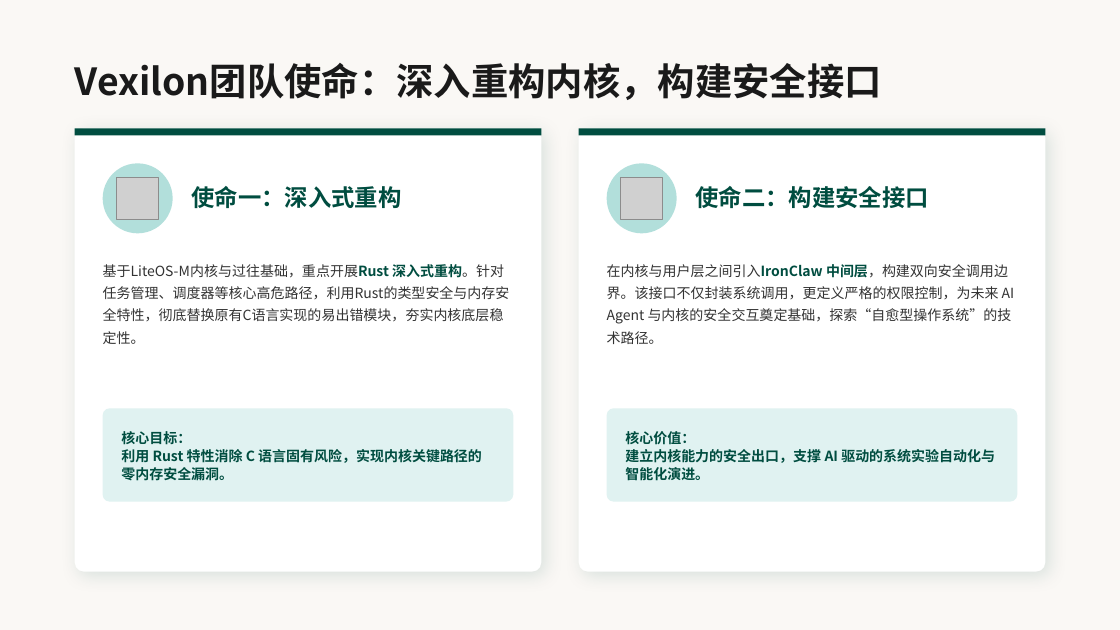
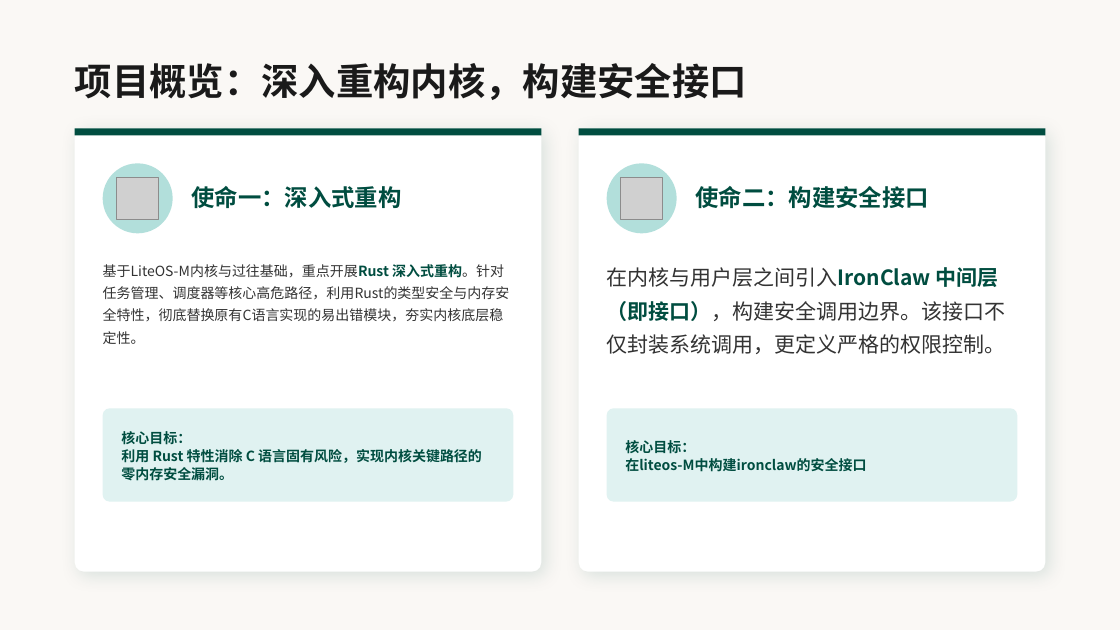
Before and after one commit to OSH-2026/Vexilon, a slide deck: slide 3 of docs/Vexilon项目汇报：基于Rust与IronClaw重构LiteOS-M内核.pptx (slide 7 before the commit). Drawn at 1120x630 pixels with LibreOffice and Linux fonts; fonts in the diff are those of the drawing; grey boxes stand for pictures. Boxes give left, top, right and bottom in pixels: in the first picture for what was removed or moved away, otherwise in the second. Text is boxed around its words. In the diff, an @@ line names an element or a change of style, - is before the commit and + after.

```diff
--- a/docs/Vexilon项目汇报：基于Rust与IronClaw重构LiteOS-M内核.pptx
+++ b/docs/Vexilon项目汇报：基于Rust与IronClaw重构LiteOS-M内核.pptx
@@ text at [75, 63, 747, 100]: text changed @@
-Vexilon团队使命：深入重构内核，构建安全接口
+项目概览：深入重构内核，构建安全接口
@@ text at [607, 267, 1006, 354]: text changed; size 12 to 18 pt @@
-在内核与用户层之间引入IronClaw 中间层，构建双向安全调用边界。该接口不仅封装系统调用，更定义严格的权限控制，为未来 AI Agent 与内核的安全交互奠定基础，探索“自愈型操作系统”的技术路径。
+在内核与用户层之间引入IronClaw 中间层（即接口），构建安全调用边界。该接口不仅封装系统调用，更定义严格的权限控制。
@@ text at [625, 440, 866, 472]: text changed @@
-核心价值：
-建立内核能力的安全出口，支撑 AI 驱动的系统实验自动化与智能化演进。
+核心目标：
+在liteos-M中构建ironclaw的安全接口
```
Also in this commit, not shown: 7 other slides changed, 10 slides added, 11 slides removed.
